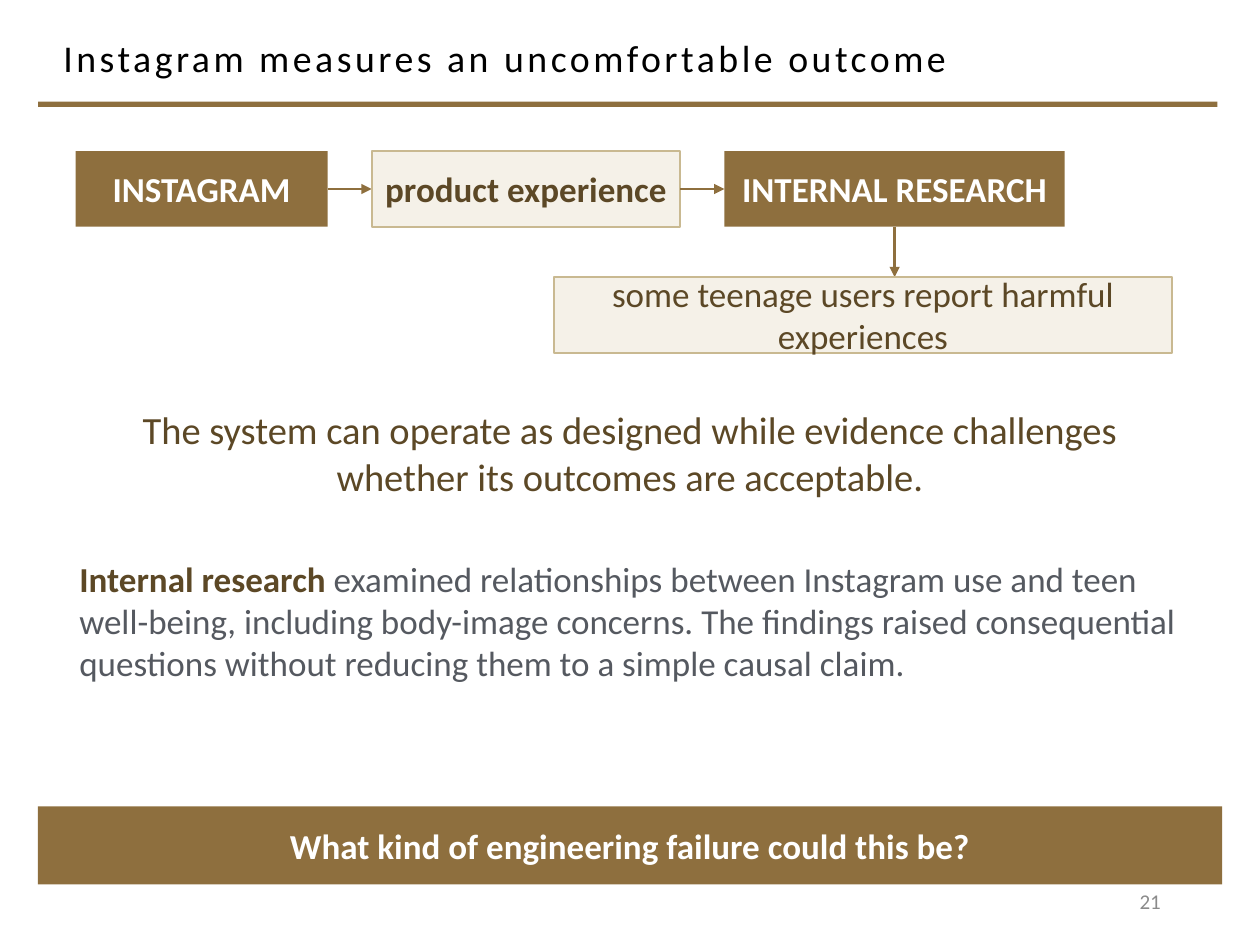
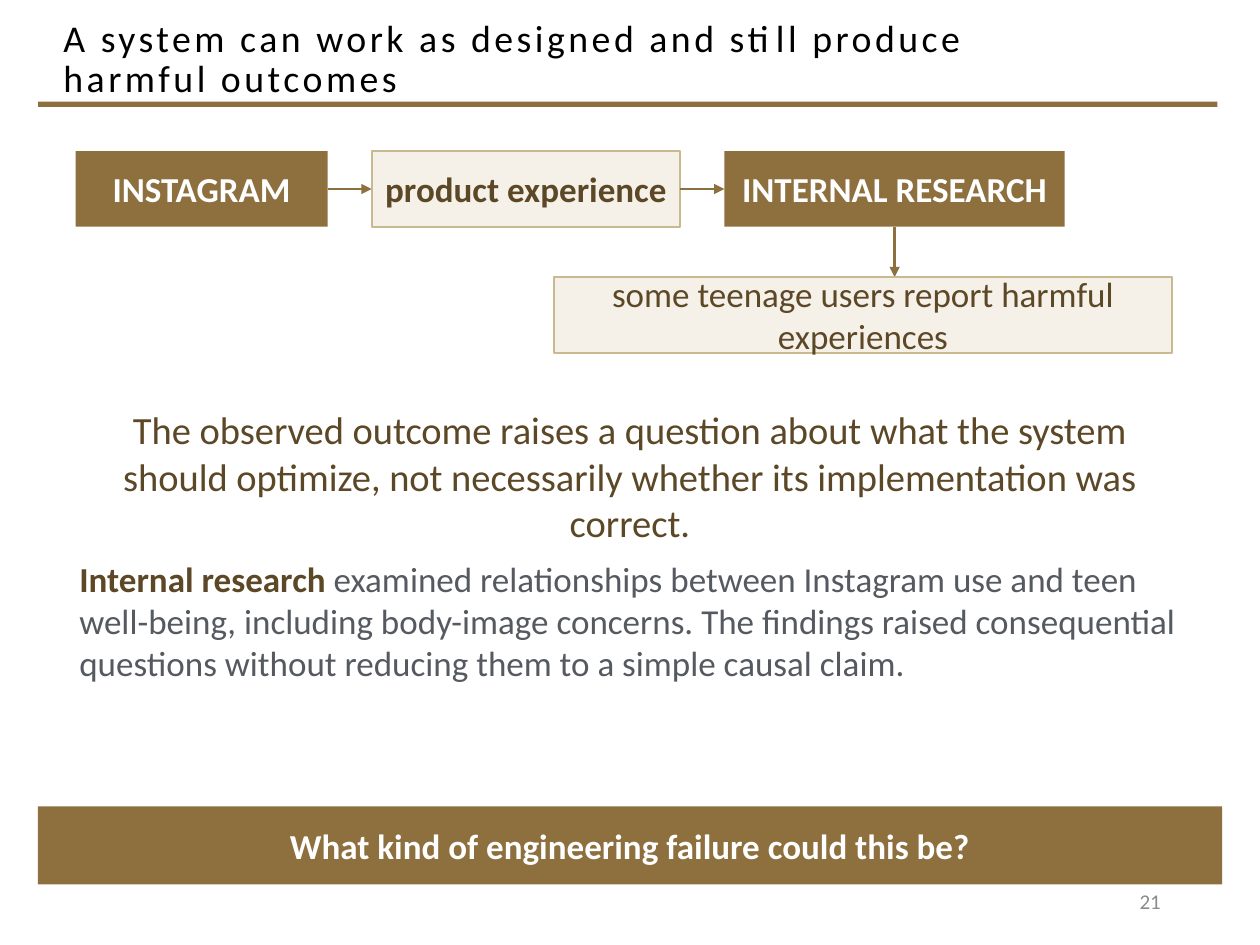
Before and after one commit to davisjam/model-based-agentic-software-engineering, a slide deck: slide 21 of course/lectures/act-2-delegation-and-control/04-failure-aware-engineering/2-4-Failure-Aware-Engineering.pptx. Drawn at 1260x945 pixels with LibreOffice and Linux fonts; fonts in the diff are those of the drawing; background and template pictures are left out. Boxes give left, top, right and bottom in pixels: in the first picture for what was removed or moved away, otherwise in the second. Text is boxed around its words. In the diff, an @@ line names an element or a change of style, - is before the commit and + after.

```diff
--- a/course/lectures/act-2-delegation-and-control/04-failure-aware-engineering/2-4-Failure-Aware-Engineering.pptx
+++ b/course/lectures/act-2-delegation-and-control/04-failure-aware-engineering/2-4-Failure-Aware-Engineering.pptx
@@ title at <box>63,25,960,102</box>: text changed @@
-Instagram measures an uncomfortable outcome
+A system can work as designed and still produce harmful outcomes
@@ text at <box>123,417,1136,498</box>: text changed @@
-The system can operate as designed while evidence challenges whether its outcomes are acceptable.
+The observed outcome raises a question about what the system should optimize, not necessarily whether its implementation was correct.
```
Also in this commit, not shown: 6 other slides changed, 1 slide added, 8 slides removed.
